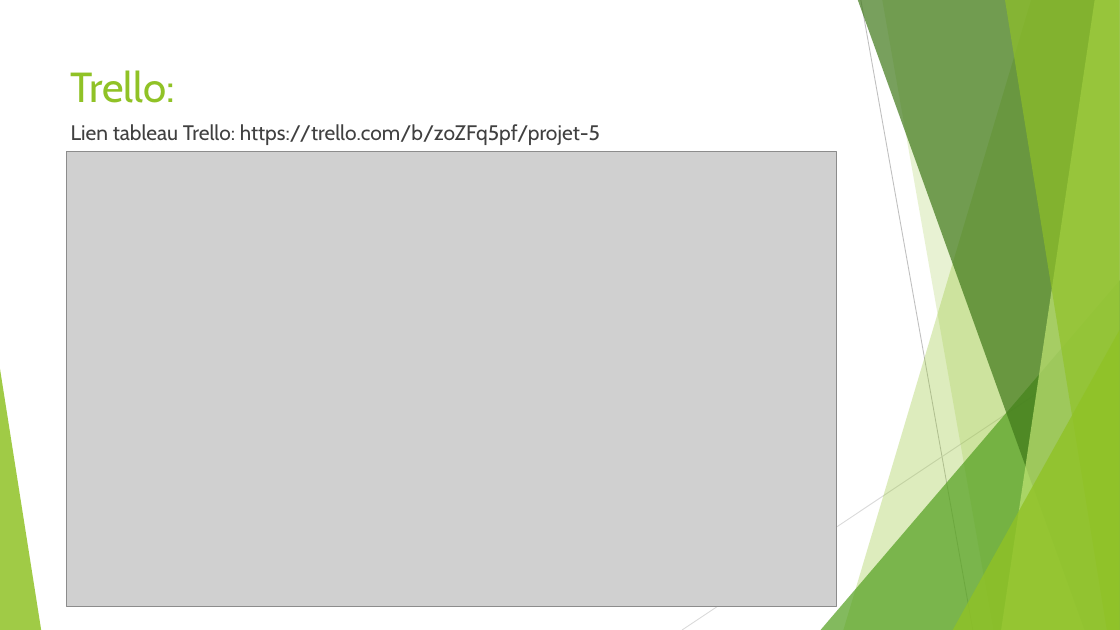
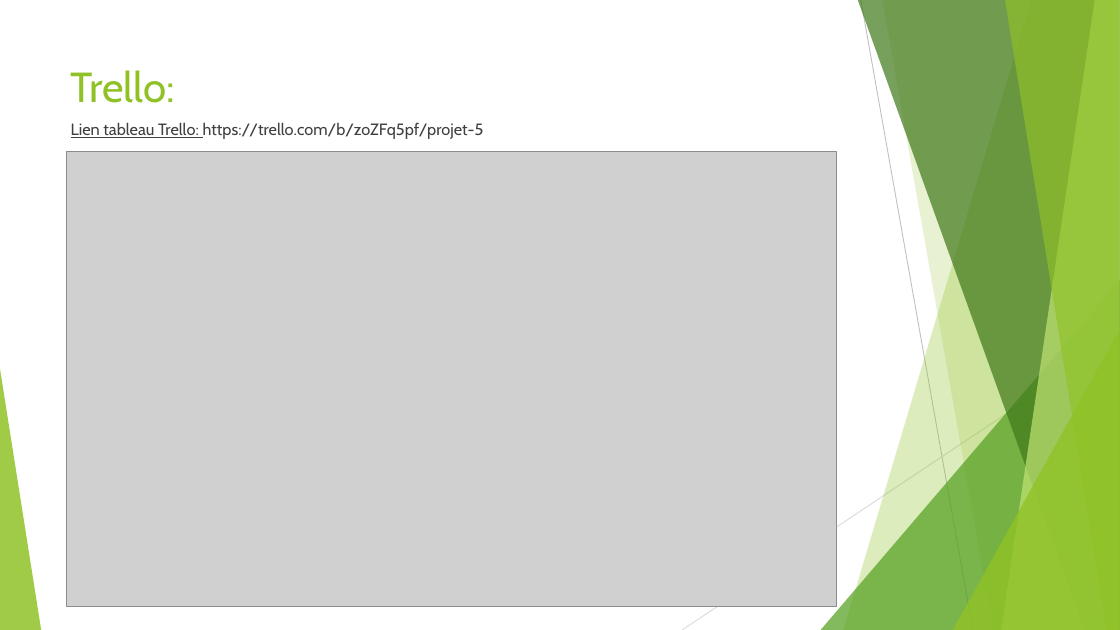
Before and after one commit to OttaPowa/Projet-5---Phase-2-, a slide deck: slide 8 of Diagrammes et documents/Support de présentation P5 Collet Jérémy.pptx. Drawn at 1120x630 pixels with LibreOffice and Linux fonts; fonts in the diff are those of the drawing; grey boxes stand for pictures. Boxes give left, top, right and bottom in pixels: in the first picture for what was removed or moved away, otherwise in the second. Text is boxed around its words. In the diff, an @@ line names an element or a change of style, - is before the commit and + after.

```diff
--- a/Diagrammes et documents/Support de présentation P5 Collet Jérémy.pptx
+++ b/Diagrammes et documents/Support de présentation P5 Collet Jérémy.pptx
@@ text "Lien tableau Trello: https://trello.com/b/zoZFq5pf/projet-5" at [71,122,484,139]: size 18 to 14 pt; underline on in "Lien tableau Trello:" @@
```
Also in this commit, not shown: 5 other slides changed, 1 other file.
